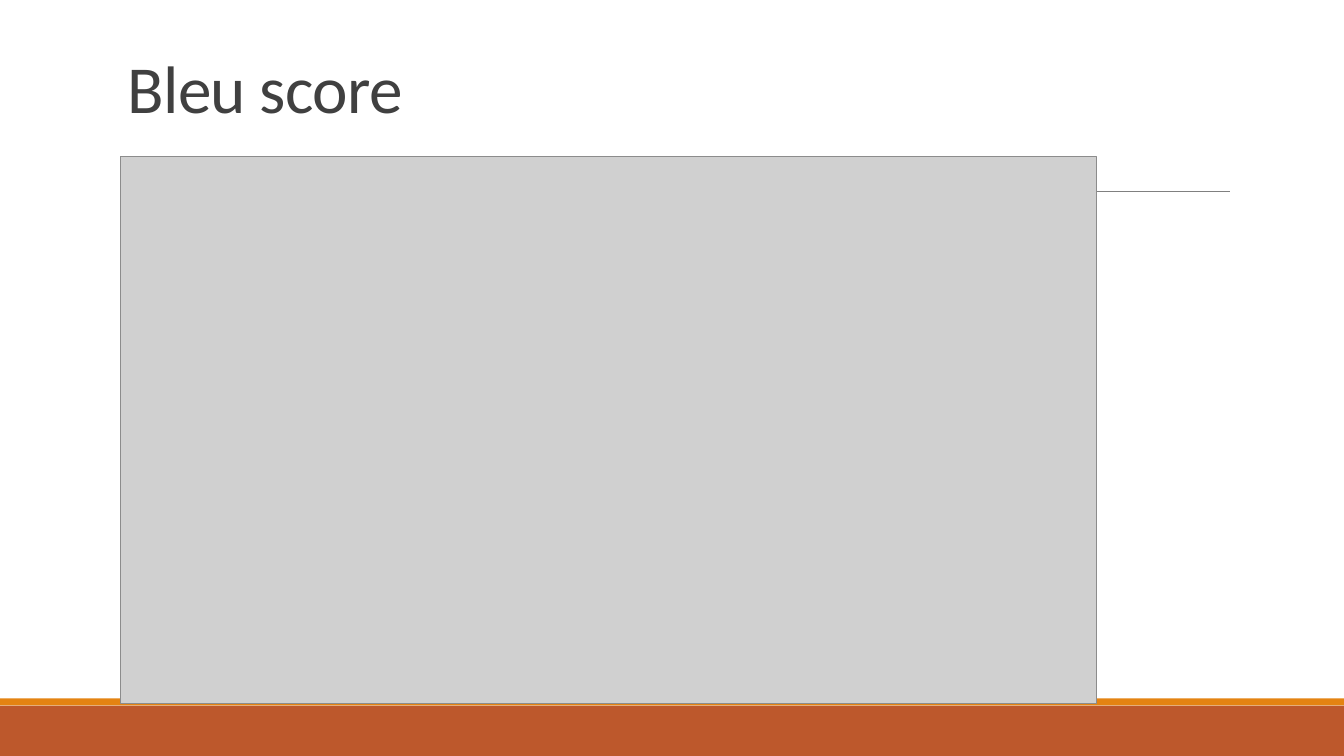
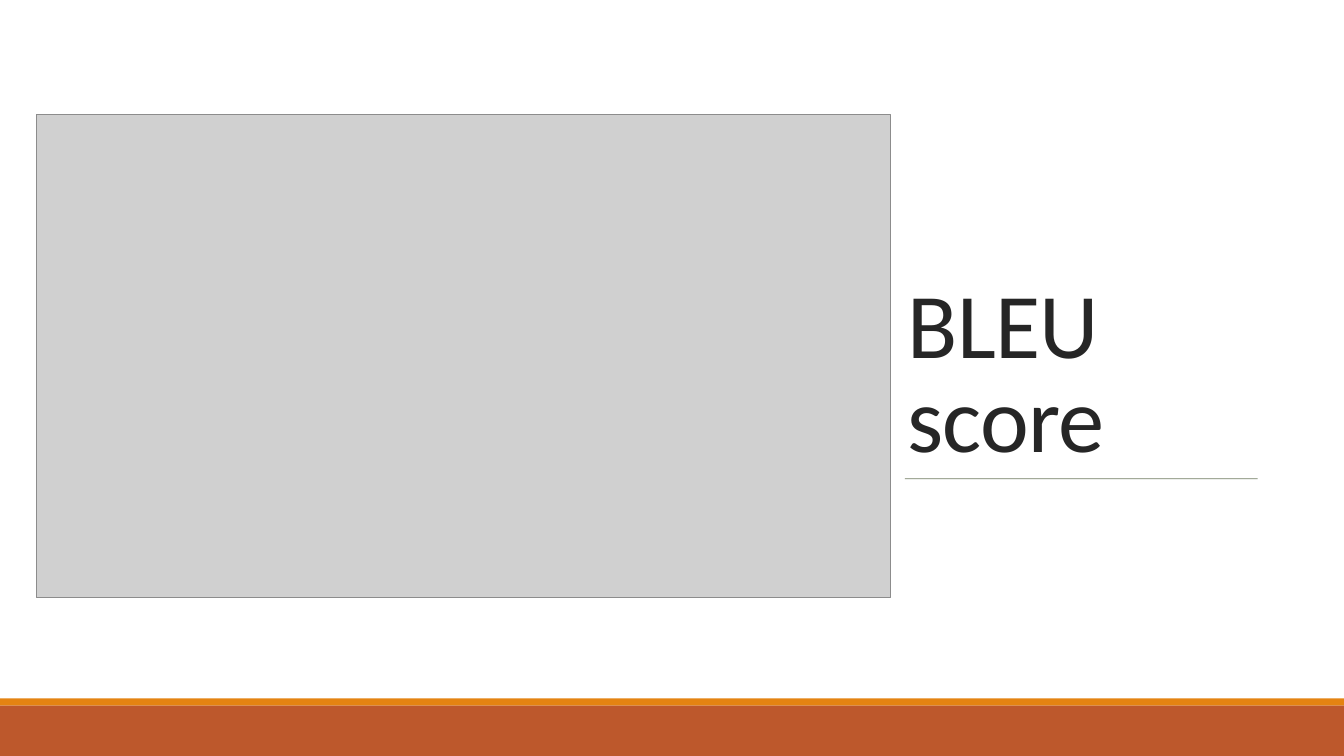
Before and after one commit to MicroRAsus/MLPR-Final-Project, a slide deck: slide 14 of CNNRNNProjectPresentation.pptx (slide 18 before the commit). Drawn at 1344x756 pixels with LibreOffice and Linux fonts; fonts in the diff are those of the drawing; grey boxes stand for pictures. Boxes give left, top, right and bottom in pixels: in the first picture for what was removed or moved away, otherwise in the second. Text is boxed around its words. In the diff, an @@ line names an element or a change of style, - is before the commit and + after.

```diff
--- a/CNNRNNProjectPresentation.pptx
+++ b/CNNRNNProjectPresentation.pptx
@@ rectangle added at box(0, 0, 1344, 699), fill #FFFFFF @@
@@ picture: place and size @@
-picture at box(121, 156, 1097, 704)
+picture at box(36, 115, 891, 598)
@@ line removed from (132, 192) to (1231, 192) @@
@@ title at box(908, 298, 1105, 453): text changed; size 48 to 66 pt; text colour #404040 to #262626 @@
-Bleu score
+BLEU score
@@ line added from (905, 479) to (1258, 479), #637052 0.5 pt @@
@@ rectangle removed at box(0, 706, 1344, 756) @@
@@ rectangle removed at box(0, 699, 1344, 706) @@
@@ rectangle added at box(0, 699, 1344, 706), fill #E48312 @@
@@ rectangle added at box(0, 706, 1344, 756), fill #BD582C @@
```
Also in this commit, not shown: 5 other slides changed, 4 slides added, 6 slides removed.
